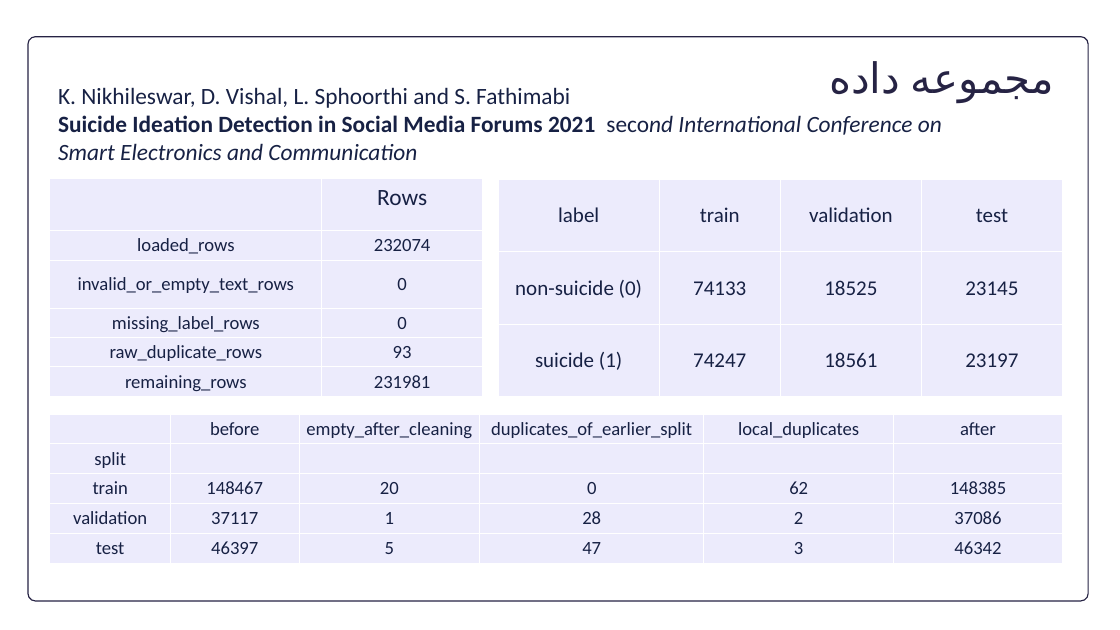
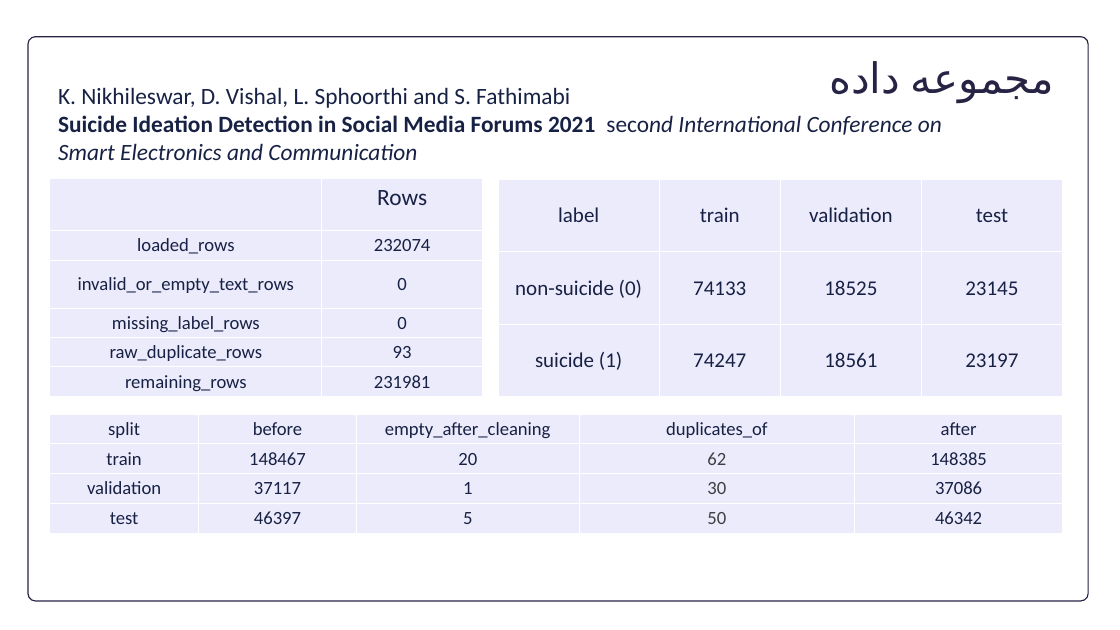
Before and after one commit to Sajjad-s-presentations/My-master-s-thesis, a slide deck: slide 18 of Slides/slides.pptx. Drawn at 1120x630 pixels with LibreOffice and Linux fonts; fonts in the diff are those of the drawing. Boxes give left, top, right and bottom in pixels: in the first picture for what was removed or moved away, otherwise in the second. Text is boxed around its words. In the diff, an @@ line names an element or a change of style, - is before the commit and + after.

Commit message:
slides

```diff
--- a/Slides/slides.pptx
+++ b/Slides/slides.pptx
@@ table at box(50, 414, 1062, 532) @@
- | before | empty_after_cleaning | duplicates_of_earlier_split | local_duplicates | after
-split |  |  |  |  | 
-train | 148467 | 20 | 0 | 62 | 148385
-validation | 37117 | 1 | 28 | 2 | 37086
-test | 46397 | 5 | 47 | 3 | 46342
+split | before | empty_after_cleaning | duplicates_of | after
+train | 148467 | 20 | 62 | 148385
+validation | 37117 | 1 | 30 | 37086
+test | 46397 | 5 | 50 | 46342
```
Also in this commit, not shown: 5 other slides changed, 9 slides added, 10 slides removed.
